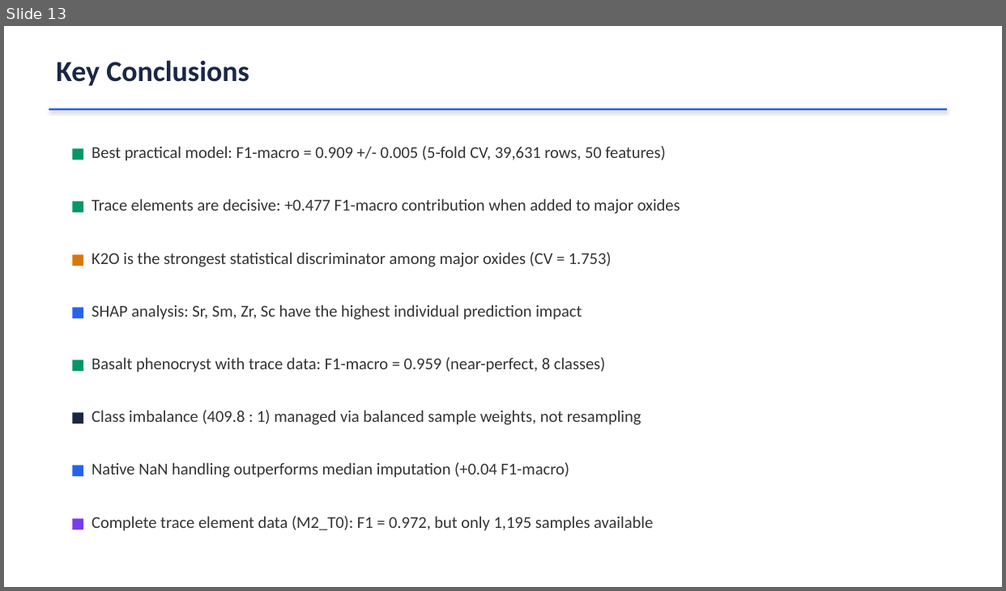
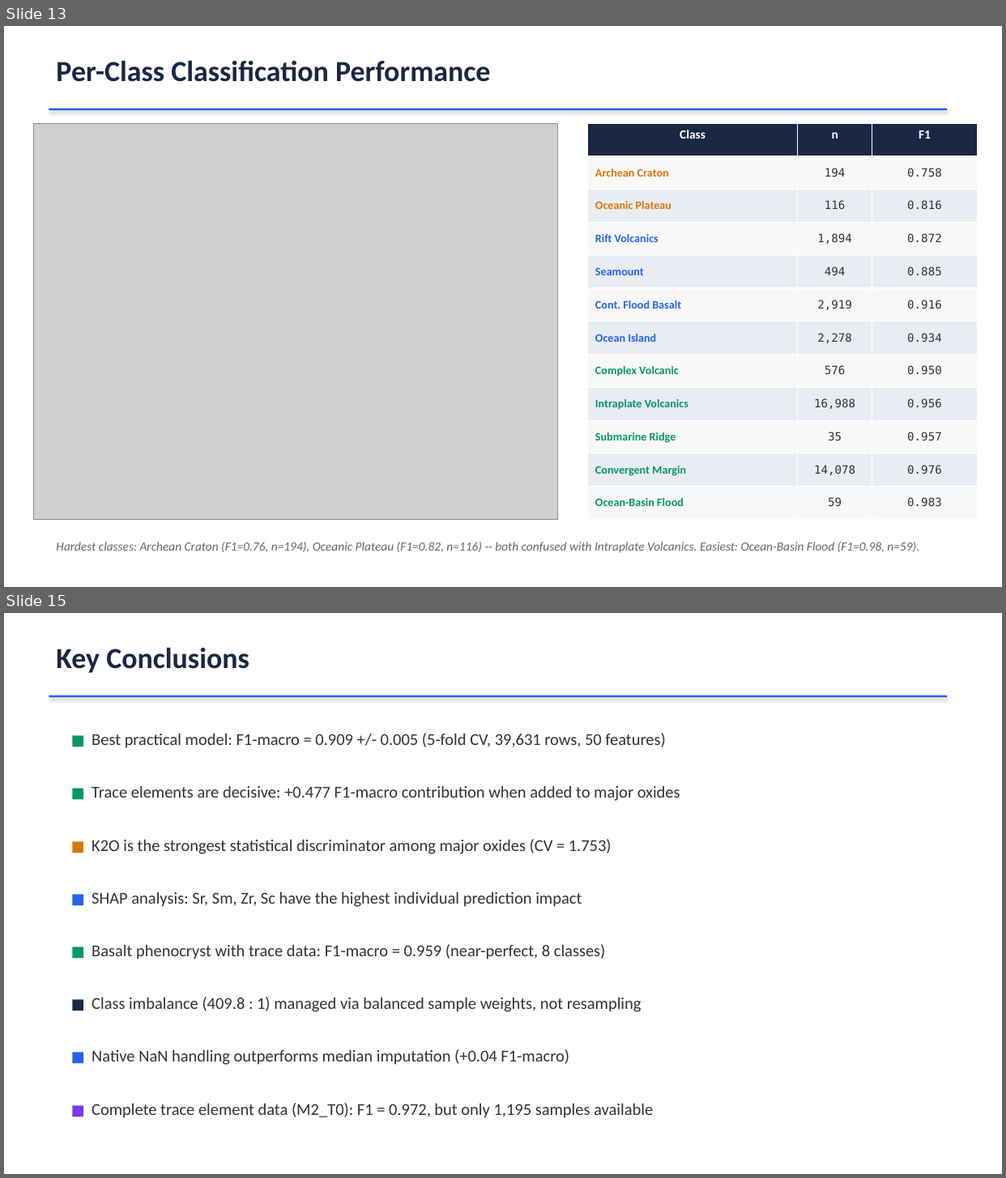
Before and after one commit to SteadfastAsArt/cpx-tectonic-dashboard, a slide deck: CPX_Tectonic_Classification.pptx. Shown one above the other, each under a label of ours: slide 13 before the commit, slides 13 and 15 after it; the slides between them are not shown. The pictures are 1006x591 and 1006x1178 pixels, drawn with LibreOffice and Linux fonts; fonts in the diff are those of the drawing; grey boxes stand for pictures. Boxes give left, top, right and bottom in pixels: in the first picture for what was removed or moved away, otherwise in the second. Text is boxed around its words. In the diff, an @@ line names an element or a change of style, - is before the commit and + after.

```diff
--- a/CPX_Tectonic_Classification.pptx
+++ b/CPX_Tectonic_Classification.pptx
@@ slide 13 added at [4, 26, 1002, 587], background #FFFFFF @@
@@ text added at [56, 60, 490, 82], 28 pt, text #1A2744, bold @@
+Per-Class Classification Performance
@@ rectangle added at [49, 109, 948, 110], fill #2563EB @@
@@ picture added at [34, 123, 558, 520] @@
@@ table added at [588, 123, 978, 520], 12 rows, 3 columns @@
+Class | n | F1
+Archean Craton | 194 | 0.758
+Oceanic Plateau | 116 | 0.816
+Rift Volcanics | 1,894 | 0.872
+Seamount | 494 | 0.885
+Cont. Flood Basalt | 2,919 | 0.916
+Ocean Island | 2,278 | 0.934
+Complex Volcanic | 576 | 0.950
+Intraplate Volcanics | 16,988 | 0.956
+Submarine Ridge | 35 | 0.957
+Convergent Margin | 14,078 | 0.976
+Ocean-Basin Flood | 59 | 0.983
@@ text added at [56, 542, 919, 553], 12 pt, text #666666, italic @@
+Hardest classes: Archean Craton (F1=0.76, n=194), Oceanic Plateau (F1=0.82, n=116) -- both confused with Intraplate Volcanics. Easiest: Ocean-Basin Flood (F1=0.98, n=59).
@@ what was slide 13 is now slide 15 @@
```
Also in this commit, not shown: 1 other slide added, 9 other files.
